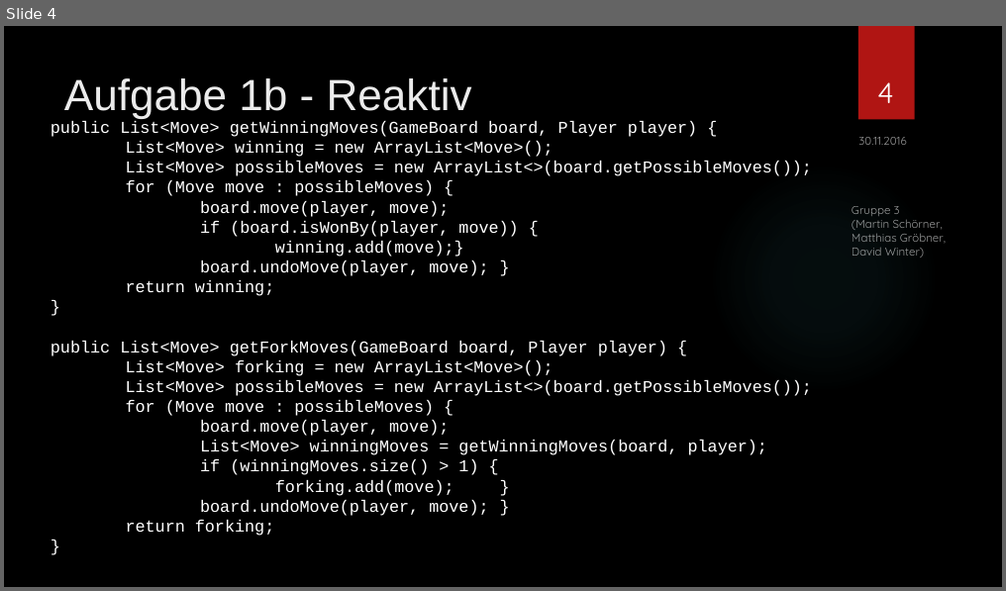
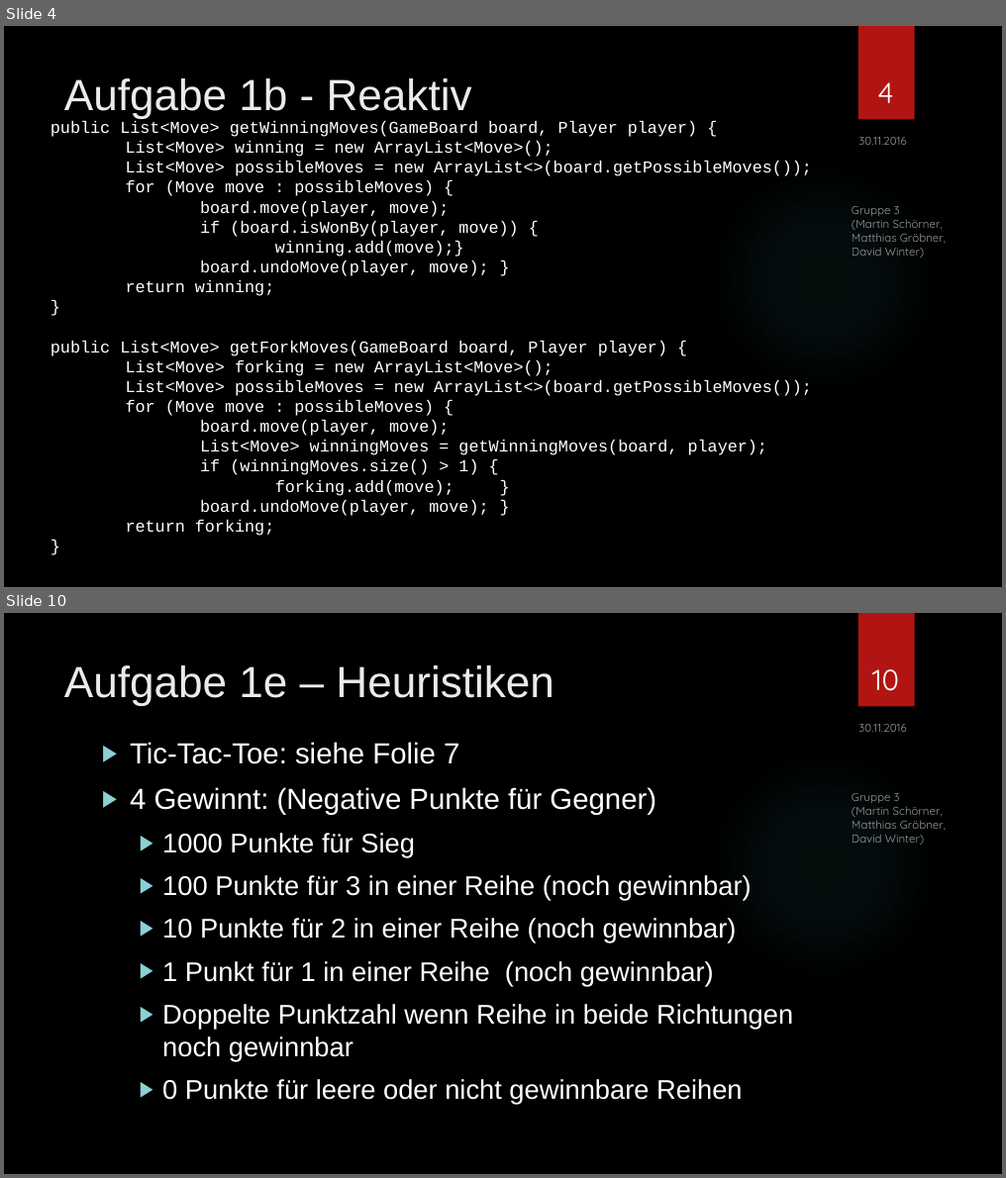
Before and after one commit to SOAS-Uni-Augsburg/ws16-17-group-03, a slide deck: Blatt-06/Präsentation.pptx. Shown one above the other, each under a label of ours: slide 4 before the commit, slides 4 and 10 after it; the slides between them are not shown. The pictures are 1006x591 and 1006x1178 pixels, drawn with LibreOffice and Linux fonts; fonts in the diff are those of the drawing; background and template pictures are left out. Boxes give left, top, right and bottom in pixels: in the first picture for what was removed or moved away, otherwise in the second. Text is boxed around its words. In the diff, an @@ line names an element or a change of style, - is before the commit and + after.

```diff
--- a/Blatt-06/Präsentation.pptx
+++ b/Blatt-06/Präsentation.pptx
@@ slide 10 added at <box>4,613,1002,1174</box>, background picture (left out); not listed: 2 template elements that a slide beside it also shows @@
@@ title added at <box>64,665,554,705</box>, 42 pt, text #EBEBEB @@
+Aufgabe 1e – Heuristiken
@@ page number added at <box>872,669,899,691</box>, 28 pt, text #FFFFFF @@
+10
@@ text added at <box>858,724,906,732</box>, 11 pt, text #FFFFFF at 60% opacity @@
+30.11.2016
@@ text added at <box>130,742,793,1104</box>, 26 pt, text #FFFFFF @@
+▶ Tic-Tac-Toe: siehe Folie 7
+▶ 4 Gewinnt: (Negative Punkte für Gegner)
+  ▶ 1000 Punkte für Sieg
+  ▶ 100 Punkte für 3 in einer Reihe (noch gewinnbar)
+  ▶ 10 Punkte für 2 in einer Reihe (noch gewinnbar)
+  ▶ 1 Punkt für 1 in einer Reihe (noch gewinnbar)
+  ▶ Doppelte Punktzahl wenn Reihe in beide Richtungen noch gewinnbar
+  ▶ 0 Punkte für leere oder nicht gewinnbare Reihen
@@ text added at <box>851,793,945,845</box>, 11 pt, text #FFFFFF at 60% opacity @@
+Gruppe 3
+(Martin Schörner,
+Matthias Gröbner,
+David Winter)
```
Also in this commit, not shown: 9 slides changed, 1 slide removed.
